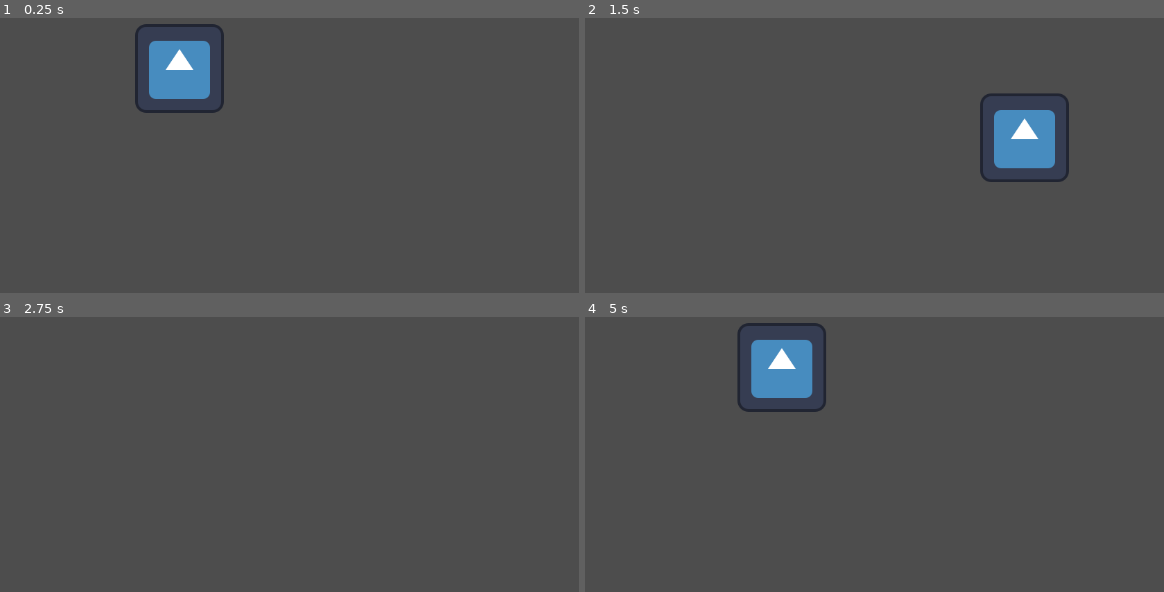
Above: before the commit, frames 1-4 (two rows, left to right).
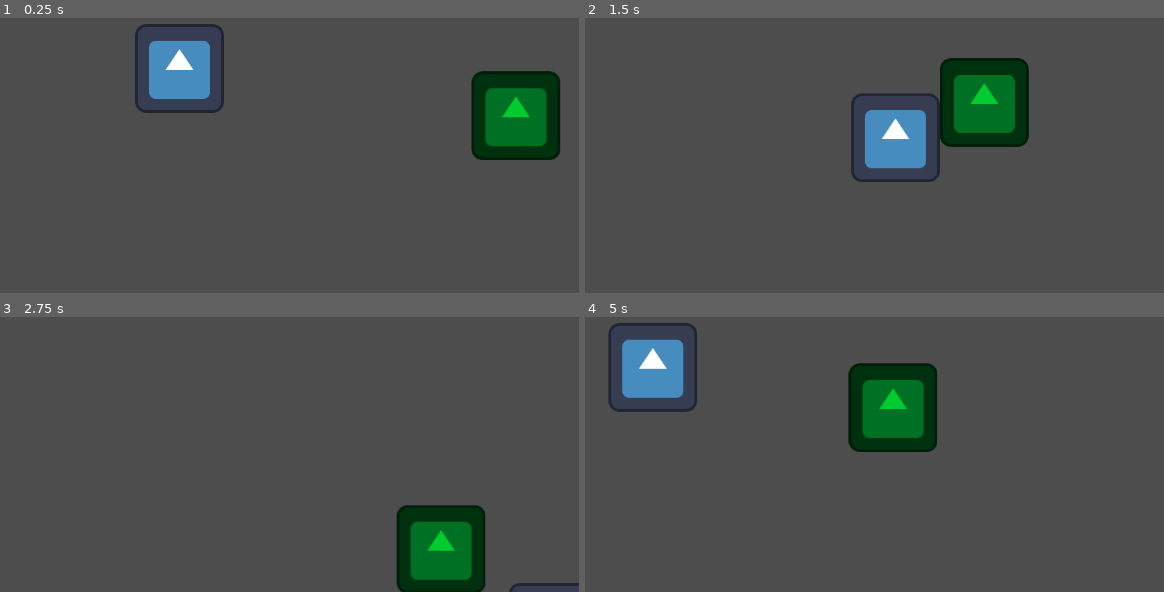
Above: after the commit, the same moments.

Repository: LYGreen/godot_project_test
Game: Godot game, scene res://scenes/node_2d.tscn
The game is run twice, just before and just after one commit, with the same random seed, the same clock (stepped at 60 frames per second) and the same inputs. The engine's default icon, where the game draws it, is replaced by a stand-in: a white triangle on a blue panel in a dark square.
Inputs:
- Up to frame 1 (0.25 s): no input
- Up to frame 2 (1.5 s): hold D (move_right) 0.53-1.28 s; hold S (move_down) from 1.28 s (still down)
- Up to frame 3 (2.75 s): release S (move_down) at 2.03 s; hold D (move_right) from 2.03 s (still down)
- Up to frame 4 (5 s): release D (move_right) at 2.78 s; hold W (move_up) 2.78-3.53 s; hold A (move_left) from 3.53 s (still down)

The runs differ from the first frame. In frame 1, 4.9% of the frame differs, in the area x 81-97%, y 19-52%; in frame 2, 9.7%; in frame 3, 4.9%; in frame 4, 11%, in the area x 3-61%, y 2-50%.

Commit message:
new feature

Diff:
--- /dev/null
+++ b/prefabs/enemy.tscn
@@ -0,0 +1,18 @@
+[gd_scene load_steps=4 format=3 uid="uid://cfqwadt2qbkth"]
+
+[ext_resource type="Script" path="res://scripts/enemy.gd" id="1_flkax"]
+[ext_resource type="Texture2D" uid="uid://bft6xeo6biyuc" path="res://icon.svg" id="1_m6pqd"]
+
+[sub_resource type="RectangleShape2D" id="RectangleShape2D_8ouob"]
+size = Vector2(128, 128)
+
+[node name="Enemy" type="CharacterBody2D"]
+motion_mode = 1
+script = ExtResource("1_flkax")
+
+[node name="Sprite2D" type="Sprite2D" parent="."]
+modulate = Color(0, 0.8, 0.186667, 1)
+texture = ExtResource("1_m6pqd")
+
+[node name="CollisionShape2D" type="CollisionShape2D" parent="."]
+shape = SubResource("RectangleShape2D_8ouob")
--- a/prefabs/player.tscn
+++ b/prefabs/player.tscn
@@ -7,6 +7,7 @@
 size = Vector2(128, 128)
 
 [node name="Player" type="CharacterBody2D"]
+motion_mode = 1
 script = ExtResource("1_x7r3t")
 
 [node name="Sprite2D" type="Sprite2D" parent="."]
--- a/scenes/node_2d.tscn
+++ b/scenes/node_2d.tscn
@@ -1,9 +1,13 @@
-[gd_scene load_steps=2 format=3 uid="uid://dejl5hqstg686"]
+[gd_scene load_steps=3 format=3 uid="uid://dejl5hqstg686"]
 
 [ext_resource type="PackedScene" uid="uid://byxe35acspm03" path="res://prefabs/player.tscn" id="1_8ec7f"]
+[ext_resource type="PackedScene" uid="uid://cfqwadt2qbkth" path="res://prefabs/enemy.tscn" id="2_bcxmg"]
 
 [node name="Node2D" type="Node2D"]
 
 [node name="Camera2D" type="Camera2D" parent="."]
 
 [node name="Player" parent="." instance=ExtResource("1_8ec7f")]
+
+[node name="Enemy" parent="." instance=ExtResource("2_bcxmg")]
+position = Vector2(547, 77)
--- /dev/null
+++ b/scripts/enemy.gd
@@ -0,0 +1,21 @@
+extends CharacterBody2D
+
+const WALK_SPEED = 250.0
+
+# Called when the node enters the scene tree for the first time.
+func _ready():
+	pass # Replace with function body.
+
+
+# Called every frame. 'delta' is the elapsed time since the previous frame.
+func _process(delta):
+	pass
+
+func _physics_process(delta):
+	var player := get_tree().current_scene.get_node("Player") as Node2D
+
+	var dir = (player.global_position - global_position).normalized()
+
+	velocity = dir * WALK_SPEED
+
+	move_and_slide()
--- a/scripts/player.gd
+++ b/scripts/player.gd
@@ -23,6 +23,6 @@
 	if Input.is_action_pressed("move_down") :
 		velocity.y += WALK_SPEED;
 
-	move_and_slide();
+	move_and_slide()
 
 	pass
